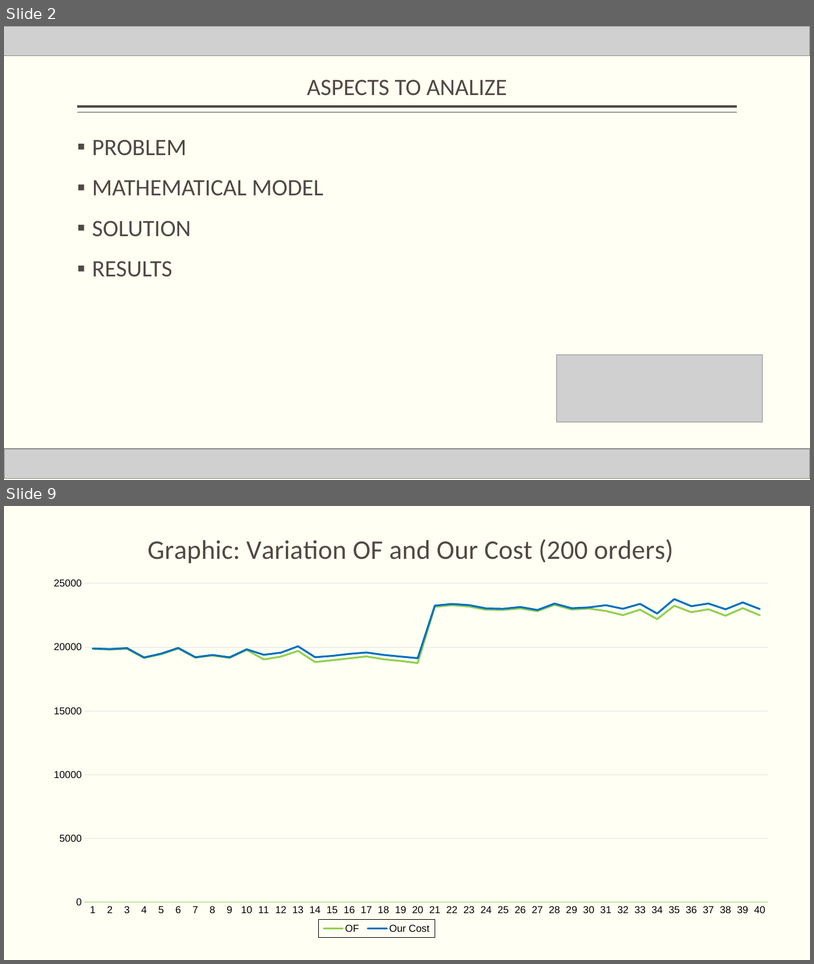
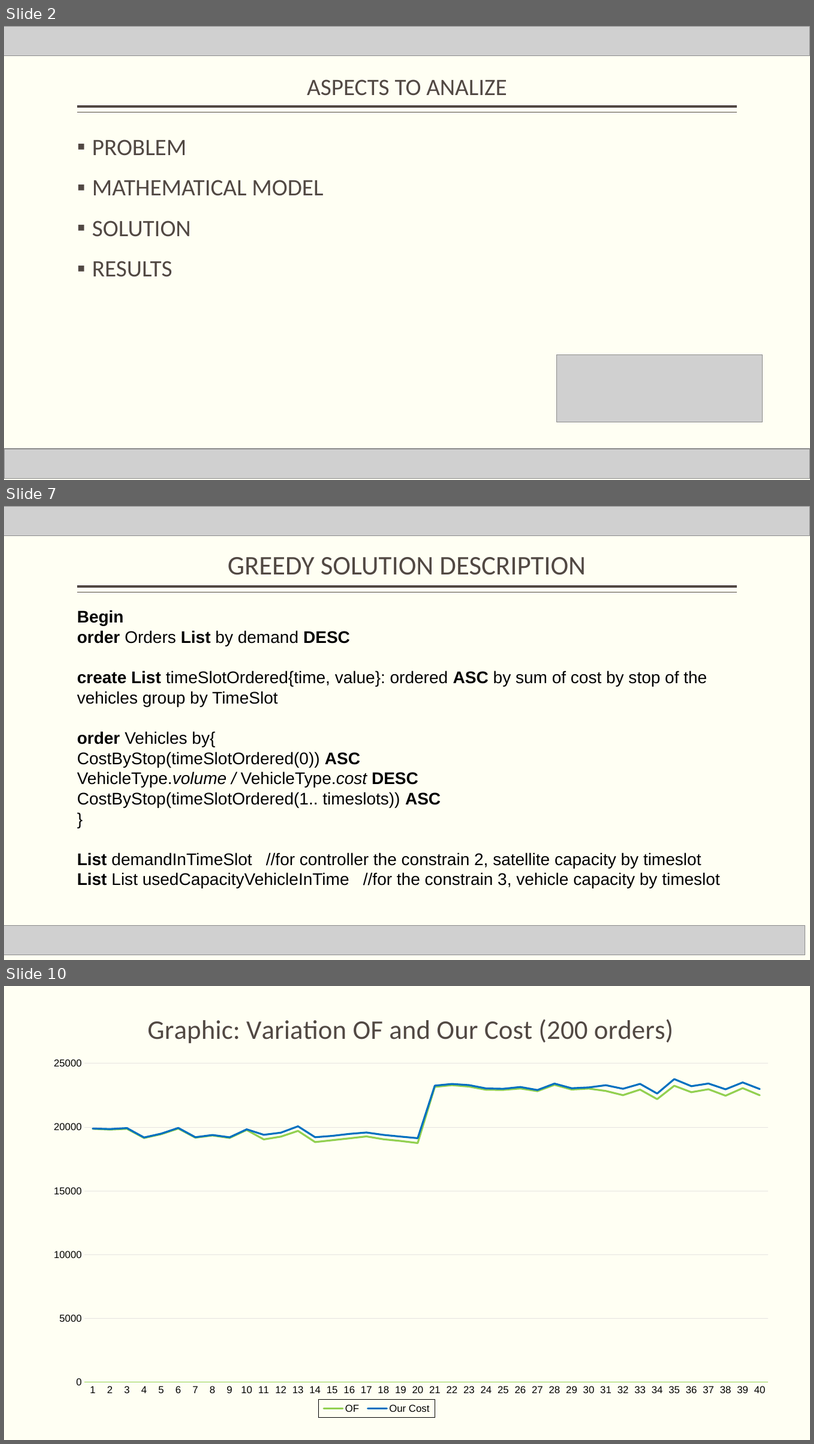
Before and after one commit to averanes/BinPackingProblem, a slide deck: bpdmo_greedy.pptx. Shown one above the other, each under a label of ours: slides 2 and 9 before the commit, slides 2, 7 and 10 after it; the slides between them are not shown. The pictures are 814x964 and 814x1444 pixels, drawn with LibreOffice and Linux fonts; fonts in the diff are those of the drawing; grey boxes stand for pictures. Boxes give left, top, right and bottom in pixels: in the first picture for what was removed or moved away, otherwise in the second. Text is boxed around its words. In the diff, an @@ line names an element or a change of style, - is before the commit and + after.

```diff
--- a/bpdmo_greedy.pptx
+++ b/bpdmo_greedy.pptx
@@ slide 7 added at [4, 506, 810, 960], background #FFFFF3; not listed: 2 template elements that a slide beside it also shows @@
@@ picture added at [4, 506, 810, 535] @@
@@ title added at [228, 557, 586, 575], 32 pt, text #514843 @@
+GREEDY SOLUTION DESCRIPTION
@@ text added at [77, 610, 720, 888], 20 pt, text #000000 @@
+Begin
+order Orders List by demand DESC
+create List timeSlotOrdered{time, value}: ordered ASC by sum of cost by stop of the vehicles group by TimeSlot
+order Vehicles by{
+CostByStop(timeSlotOrdered(0)) ASC
+VehicleType.volume / VehicleType.cost DESC
+CostByStop(timeSlotOrdered(1.. timeslots)) ASC
+}
+List demandInTimeSlot //for controller the constrain 2, satellite capacity by timeslot
+List List usedCapacityVehicleInTime //for the constrain 3, vehicle capacity by timeslot
@@ picture added at [4, 925, 806, 955] @@
@@ what was slide 9 is now slide 10 @@
```
Also in this commit, not shown: 3 slides changed, 2 other slides added, 2 slides removed.
